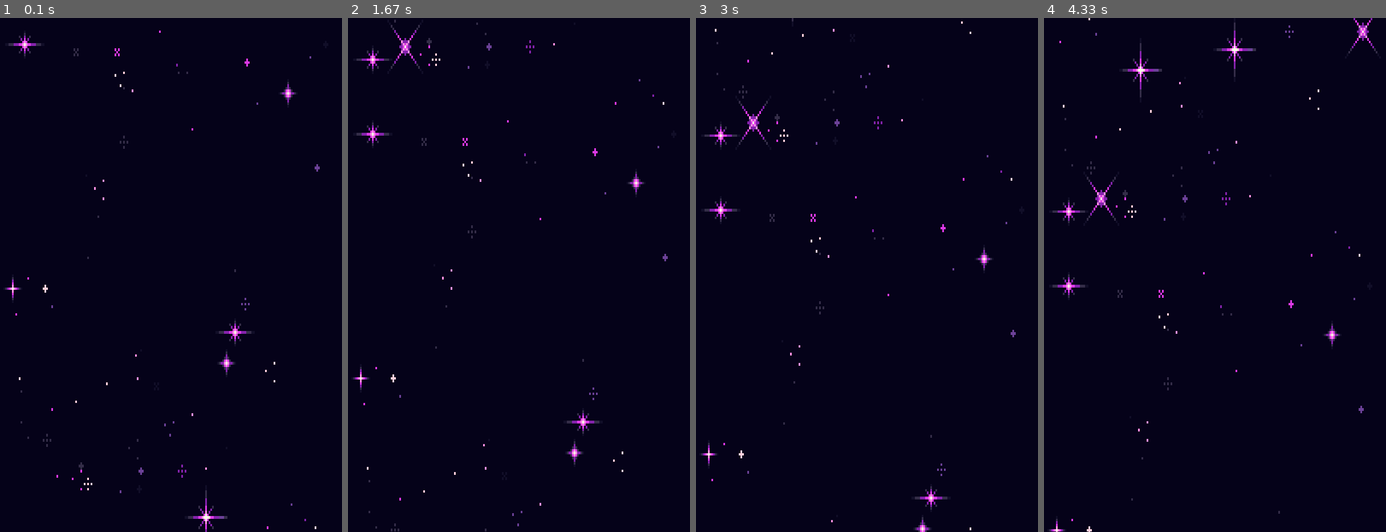
Above: before the commit, frames 1-4 (left to right).
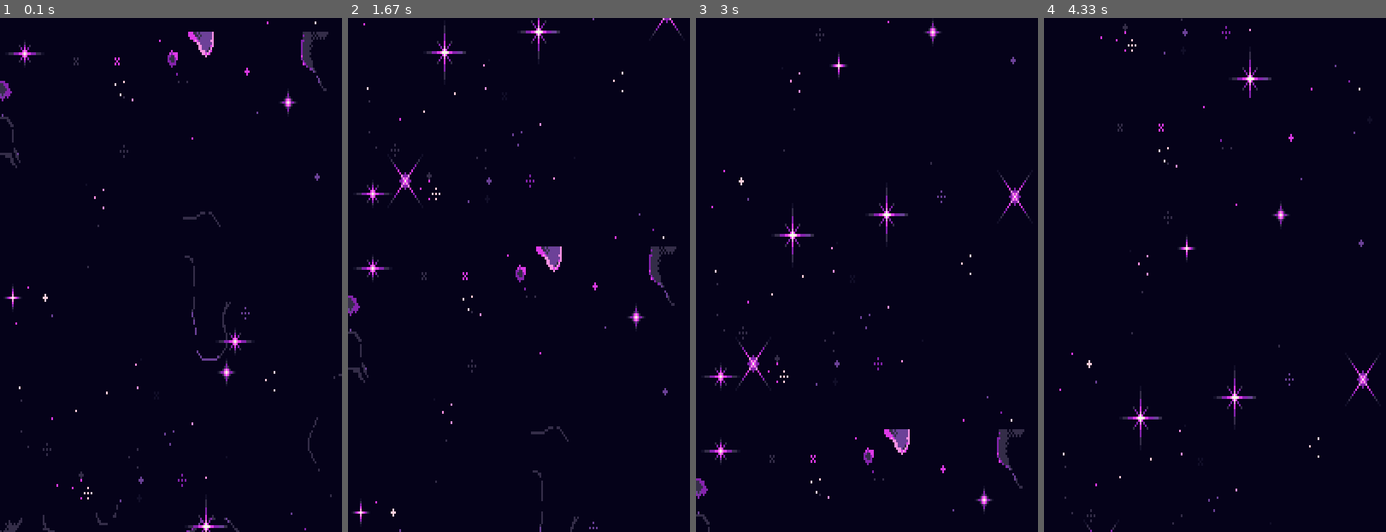
Above: after the commit, the same moments.

Repository: ArxIIdoL/Pygame_Project_Yandex_Luceum
Game: pygame game, started from background tests.py
Same seed, same stepped clock (60 frames per second), same inputs: the game is played once before the commit and once after it.
Inputs:
- Up to frame 1 (0.1 s): no input
- Up to frame 2 (1.67 s): no input
- Up to frame 3 (3 s): no input
- Up to frame 4 (4.33 s): no input

The runs differ from the first frame. In frame 1, 2.6% of the frame differs, in the area x 0-100%, y 0-100%; in frame 2, 2.8%, in the area x 0-98%, y 0-100%; in frame 3, 2.8%; in frame 4, 2.1%.

Commit message:
попытка исправить баг с прокруткой фона

Diff:
--- a/background tests.py
+++ b/background tests.py
@@ -1,85 +1,71 @@
 import pygame
 from pygame.locals import QUIT
+
+# Константы
+SCREEN_WIDTH = 600
+SCREEN_HEIGHT = 900
+SCROLL_SPEED = 2  # Скорость прокрутки
 
 
 class BackgroundManager:
     def __init__(self, screen, backgrounds):
         self.screen = screen
         self.backgrounds = backgrounds
-        self.num_backgrounds = len(self.backgrounds)
-        self.scroll_speed = 100
-        self.start_time = pygame.time.get_ticks()
-        self.y = 0
-        self.y1 = -screen.get_height()
-        self.current_bg_index = 0
-        self.next_bg_index = 1
+        self.bg_count = len(backgrounds)
+        self.y_offsets = [i * SCREEN_HEIGHT for i in range(self.bg_count)]  # Смещение для каждого фона
 
     def update_and_draw(self):
-        # Текущее время
-        current_time = pygame.time.get_ticks()
-        elapsed_time = (current_time - self.start_time) / 1000.0  # Преобразование миллисекунд в секунды
+        # Двигаем фоны вниз
+        for i in range(self.bg_count):
+            self.y_offsets[i] += SCROLL_SPEED
 
-        # Двигаем фоны вниз
-        self.y = int(elapsed_time * self.scroll_speed % (self.num_backgrounds * self.screen.get_height()))
-        self.y1 = int(self.y - self.screen.get_height())
-
-        # Проверка условия: если верхний край прошлого фона ушел за верхнюю границу экрана,
-        # начинаем показывать следующий фон
-        if self.y <= 0:
-            self.current_bg_index = (self.current_bg_index + 1) % self.num_backgrounds
-            self.next_bg_index = (self.current_bg_index + 1) % self.num_backgrounds
+            # Если фон уходит вниз, сбрасываем его на верхнюю позицию
+            if self.y_offsets[i] >= SCREEN_HEIGHT:
+                self.y_offsets[i] = (self.y_offsets[i] - SCREEN_HEIGHT * self.bg_count)
 
         # Очищаем экран перед новой отрисовкой
         self.screen.fill((0, 0, 0))  # Черный фон
 
-        # Отображаем два слоя фона
-        self.screen.blit(
-            self.backgrounds[self.current_bg_index],
-            (0, self.y)
-        )
-        self.screen.blit(
-            self.backgrounds[self.next_bg_index],
-            (0, self.y1)
-        )
+        # Отображаем фоны
+        for i in range(self.bg_count):
+            self.screen.blit(self.backgrounds[i], (0, self.y_offsets[i]))
 
 
 def main():
     # Инициализируем Pygame
     pygame.init()
 
-    # Устанавливаем размер окна
-    screen_width, screen_height = 600, 900
-    screen = pygame.display.set_mode((screen_width, screen_height))
+    # Создаем окно
+    screen = pygame.display.set_mode((SCREEN_WIDTH, SCREEN_HEIGHT))
 
-    # Загружаем фоны и сохраняем их в списке
+    # Загружаем фоны
     backgrounds = []
-    for i in range(1, 10):
+    for i in range(1, 4):  # Предполагаем, что у вас есть три изображения
         filename = f'data/image/backgrounds image/level 1/Space Background ({i}).png'
         bg = pygame.image.load(filename)
-        bg = pygame.transform.scale(bg, (screen_width, screen_height))
+        bg = pygame.transform.scale(bg, (SCREEN_WIDTH, SCREEN_HEIGHT))
         backgrounds.append(bg)
 
     # Создаем объект менеджера фонов
     background_manager = BackgroundManager(screen, backgrounds)
 
-    # Основная логика игры
+    # Основной игровой цикл
     running = True
     clock = pygame.time.Clock()
 
     while running:
-        # Обрабатываем события
         for event in pygame.event.get():
             if event.type == QUIT:
                 running = False
 
-        # Обновляем и отрисовываем фоны
+        # Обновляем и отрисовываем фон
         background_manager.update_and_draw()
 
         # Обновляем дисплей
         pygame.display.flip()
 
         # Ограничиваем FPS до 60 кадров в секунду
-        clock.tick(60)
+        clock.tick(240)
 
     # Завершаем работу программы
     pygame.quit()
